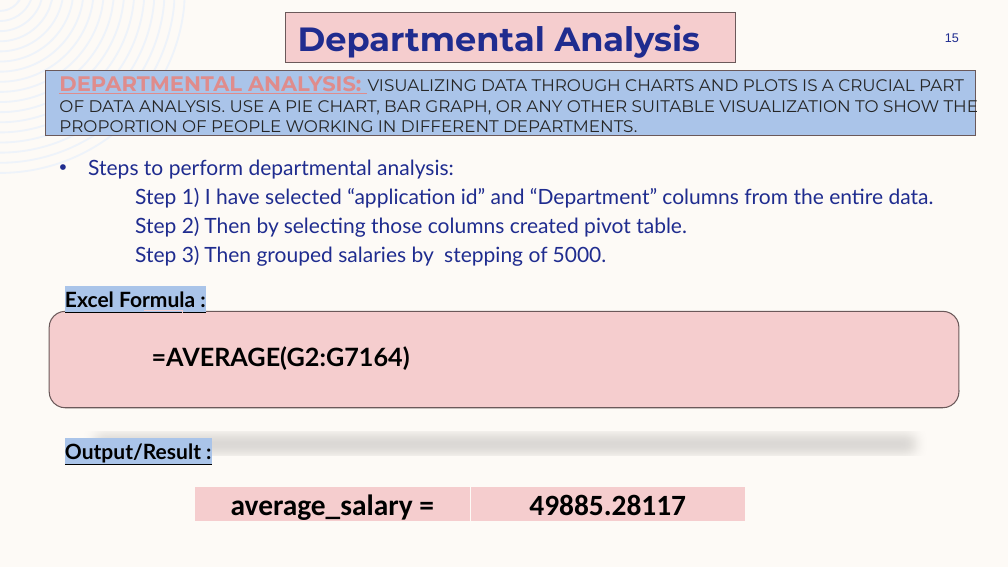
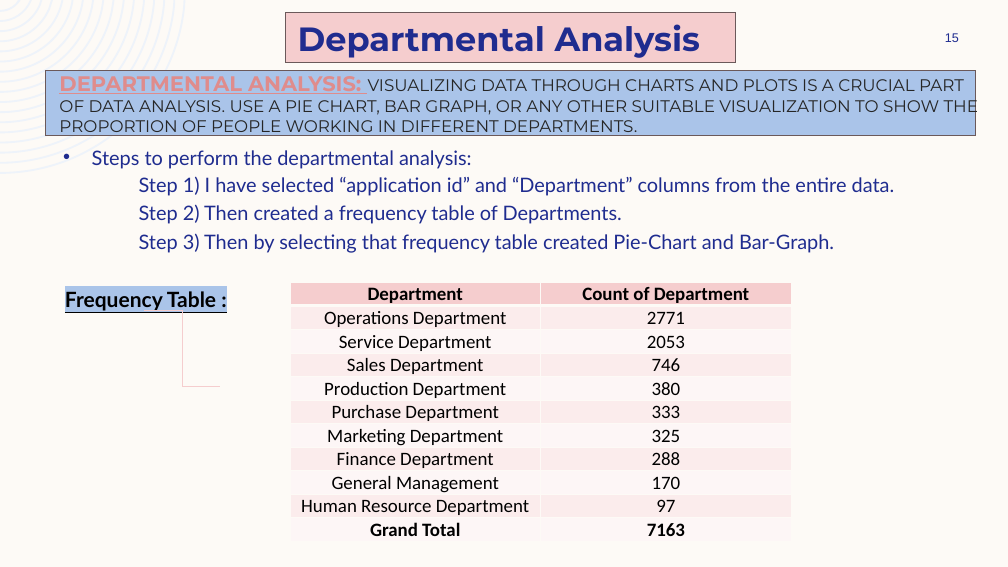
Before and after one commit to ShindeYash/Hiring_Process_Analytics, a slide deck: slide 15 of Report - Hiring_Process_Analytics.pptx. Drawn at 1008x567 pixels with LibreOffice and Linux fonts; fonts in the diff are those of the drawing. Boxes give left, top, right and bottom in pixels: in the first picture for what was removed or moved away, otherwise in the second. Text is boxed around its words. In the diff, an @@ line names an element or a change of style, - is before the commit and + after.

```diff
--- a/Report - Hiring_Process_Analytics.pptx
+++ b/Report - Hiring_Process_Analytics.pptx
@@ text "Steps to perform the departmental ...": place and size @@
-text "Steps to perform the departmental ..." at (88, 159, 934, 266)
+text "Steps to perform the departmental ..." at (92, 150, 895, 253)
@@ text at (92, 150, 472, 169): text changed; size 20 to 19 pt @@
-• Steps to perform departmental analysis:
+• Steps to perform the departmental analysis:
@@ text at (139, 176, 895, 196): size 20 to 19 pt in "Step 1) I have selected “application id” ..." @@
@@ text at (139, 204, 834, 253): text changed; size 20 to 19 pt @@
-Step 2) Then by selecting those columns created pivot table.
-Step 3) Then grouped salaries by stepping of 5000.
+Step 2) Then created a frequency table of Departments.
+Step 3) Then by selecting that frequency table created Pie-Chart and Bar-Graph.
@@ text at (65, 291, 216, 311): text changed @@
-Excel Formula :
+Frequency Table :
@@ table added at (290, 282, 792, 541), 11 rows, 2 columns @@
+Department | Count of Department
+Operations Department | 2771
+Service Department | 2053
+Sales Department | 746
+Production Department | 380
+Purchase Department | 333
+Marketing Department | 325
+Finance Department | 288
+General Management | 170
+Human Resource Department | 97
+Grand Total | 7163
@@ rounded rectangle removed at (49, 312, 959, 408) @@
@@ text removed at (152, 346, 410, 370) @@
-=AVERAGE(G2:G7164)
@@ text removed at (65, 443, 201, 463) @@
-Output/Result :
@@ table removed at (194, 486, 745, 526), 1 rows, 2 columns @@
-average_salary = | 49885.28117
```
Also in this commit, not shown: 1 other slide changed, 5 slides added, 18 slides removed, 1 other file.
